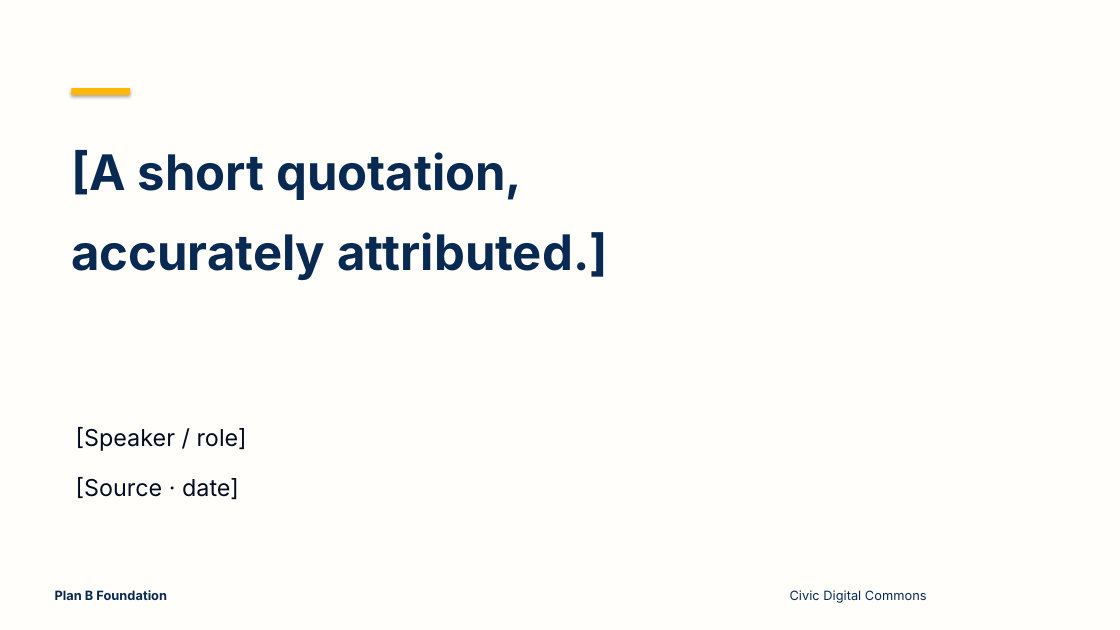
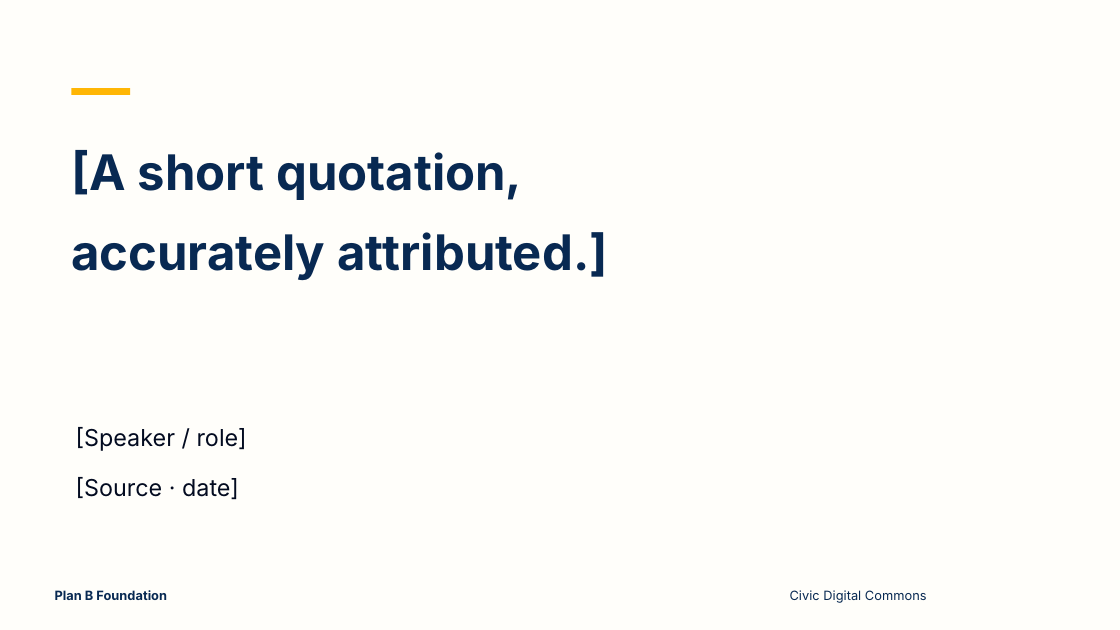
Before and after one commit to LuganoPlanB/branding, a slide deck: slide 8 of slides/planb-starter.pptx. Drawn at 1120x630 pixels with LibreOffice and Linux fonts; fonts in the diff are those of the drawing. Boxes give left, top, right and bottom in pixels: in the first picture for what was removed or moved away, otherwise in the second. Text is boxed around its words. In the diff, an @@ line names an element or a change of style, - is before the commit and + after.

```diff
--- a/slides/planb-starter.pptx
+++ b/slides/planb-starter.pptx
@@ rectangle at [71, 88, 130, 95]: shadow off @@
```
Also in this commit, not shown: 6 other slides changed, 3 other files.
